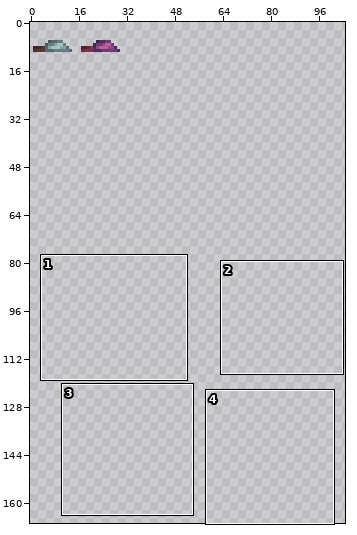
Pixel-art file: src/- Resource Dump/Aseprite/towers.ase. The picture above shows the old version from afar; the outline marks the close-up.
Close-up. As it was:
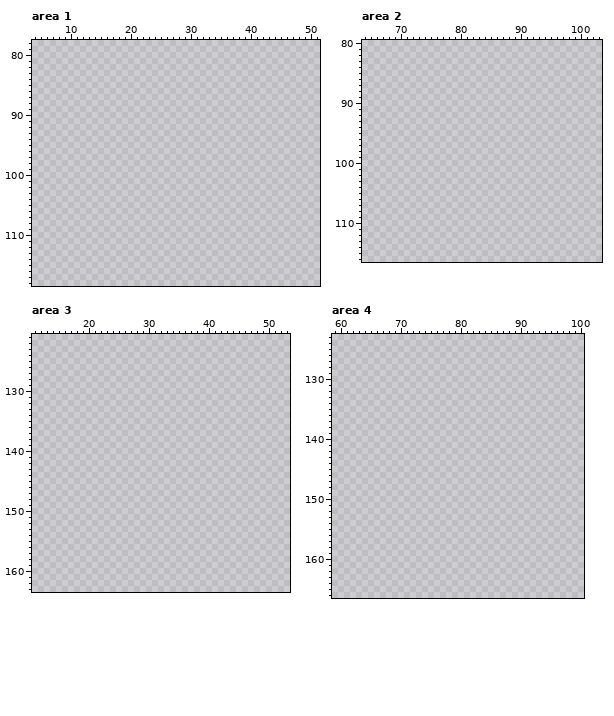
320x320 pixels, 1 frame. Shown: area 1: x 4..51, y 78..118; area 2: x 64..103, y 80..116; area 3: x 11..53, y 121..163; area 4: x 59..100, y 123..166. The wide view leaves out empty margins. The commit also changed other parts of the picture, which this record leaves out.
Palette (. is transparent): 
And afterwards:
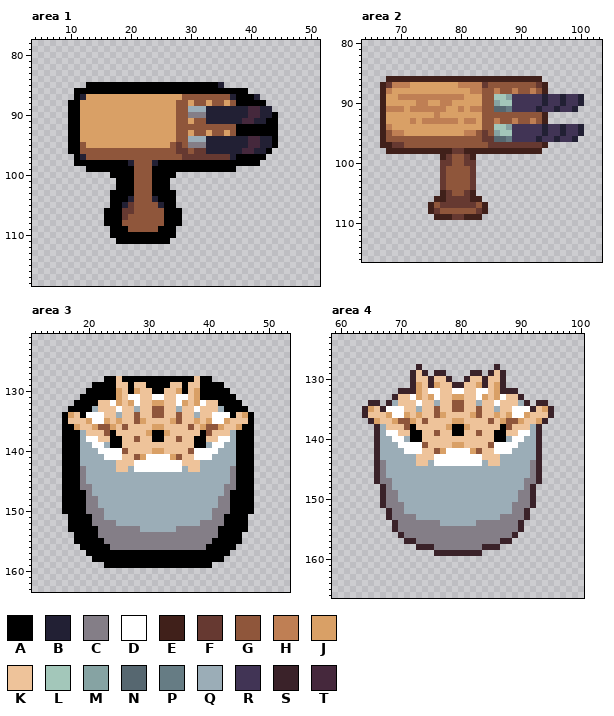
Colours new in this view: A #000000  B #222034  C #847e87  D #ffffff  E #40201a  F #663931  G #8f563b  H #bf7f54  J #d9a066  K #eec39a  L #a3c7ba  M #86a3a3  N #566770  P #667c84  Q #9badb7  R #413455  S #3a2229  T #45283c
Difference:
Area 1:
y 85: x 13..35 ....................... -> AAAAAAAAAAAAAAAAAAAAAAB
y 86: x 11..39 ............................. -> AAAAAAAAAAAAAAAAAAAAAAAAAAAAA
y 87: x 11..41 ............................... -> ABJJJJJJJJJJJJJJJJGGGGGGGGBAAAB
y 88: x 10..42 ................................. -> AAJJJJJJJJJJJJJJJJGGJGGJGGJGAAAAA
y 89: x 10..43 .................................. -> AAJJJJJJJJJJJJJJJJGGQQQBBBBBBBTTBB
y 90: x 10..44 ................................... -> AAJJJJJJJJJJJJJJJJGGCCCBBBBBBBTTBBA
y 91: x 10..44 ................................... -> AAJJJJJJJJJJJJJJJJGGJGGBBBBBBTTBBAA
y 92: x 10..44 ................................... -> AAJJJJJJJJJJJJJJJJGGGGGGGGGGAAAAAAA
y 93: x 10..44 ................................... -> AAJJJJJJJJJJJJJJJJGGJGGJGGJGAAAAAAA
y 94: x 10..44 ................................... -> AAJJJJJJJJJJJJJJJJGGQQQBBBBBBBTTBBA
y 95: x 10..44 ................................... -> AAGJJJJJJJJJJJJJJGFGCCCBBBBBBBTTBBA
y 96: x 10..43 .................................. -> AAGGGGGGGGGGGGGGGGFFGFFBBBBBBTTBBA
y 97: x 11..42 ................................ -> ABGGGGGGGGGGGGGGGGFFFFFFFFBAAAAA
y 98: x 11..41 ............................... -> AAAAAAAAABGGGBAAAAAAAAAAAAAAAAA
y 99: x 13..37 ......................... -> AAAAAAAAGGGAAAAAAAAAAAAAA
y 100: x 17..27 ........... -> AAAAGGGAAAA
y 101..102: x 18..26 ......... -> AAAGGGAAA
y 103: x 17..27 ........... -> AAAAGGGAAAA
y 104: x 17..27 ........... -> AAABGGGBAAA
y 105: x 17..27 ........... -> AABFGGGGBAA
y 106: x 16..28 ............. -> AAAFFGGGGGAAA
y 107: x 16..28 ............. -> AAAFGGGGGGAAA
y 108: x 16..28 ............. -> AAAGGGGGGGAAA
y 109: x 17..27 ........... -> AAAGGGGGAAA
y 110: x 17..27 ........... -> AAAAAAAAAAA
y 111: x 18..26 ......... -> AAAAAAAAA
Area 2:
y 86: x 68..93 .......................... -> EEEEEEEEEEEEEEEEEEEEEEEEEE
y 87: x 67..94 ............................ -> EFHHHJJJJJJJJHHHHFGGGGGGGGFE
y 88: x 67..94 ............................ -> EHJJJJJJJJJJJJJHHGGHGGHGGHGE
y 89: x 67..100 .................................. -> EJJHHHHHHHHHHHJJJGGLLMRRRRRBRRBRRB
y 90: x 67..100 .................................. -> EJJJJJHHJJHHJJJJJGGMLLRRRRRBRRBRRB
y 91: x 67..99 ................................. -> EHHHJHHHHHHJJHJHHGGNNPRRRRBRRBRRB
y 92: x 67..94 ............................ -> EJJJJJJJJHJJJJJJJGGGGGGGGGGE
y 93: x 67..94 ............................ -> EJJJJHJHHHHHHJHHJGGHGGHGGHGE
y 94: x 67..100 .................................. -> EHJJJJJJJJJJJJJJJGGLLMRRRRRBRRBRRB
y 95: x 67..100 .................................. -> EGHHJJJJJJJJJJHHGFGMLLRRRRRBRRBRRB
y 96: x 67..99 ................................. -> EGGGGGGGGGGGGGGGGFFNNPRRRRBRRBRRB
y 97: x 67..94 ............................ -> EEFFGGGGGGGGGGGGGGFFFFFFFFFE
y 98: x 68..93 .......................... -> EEEEEEEEEEEFFEEEEEEEEEEEEE
y 99: x 77..82 ...... -> EFGGFE
y 100: x 77..82 ...... -> FFGGFF
y 101..104: x 77..82 ...... -> FGGGGF
y 105: x 77..82 ...... -> EFGGFE
y 106: x 76..83 ........ -> EEFFFFEE
y 107: x 75..84 .......... -> EGFFFFFFGE
y 108: x 75..84 .......... -> EFGGGGGGFE
y 109: x 76..83 ........ -> EEEFFEEE
Area 3:
y 128: x 23..40 .................. -> AAKAAAAAAAAAAAAKAA
y 129: x 21..42 ...................... -> AAAAKKAKKAAAAKKAKKAAAA
y 130: x 20..43 ........................ -> AAAAAJKAJKKAAKKJAKJAAAAA
y 131: x 19..44 .......................... -> AAAAAAJKDDKKDDKKDDKJAAAAAA
y 132: x 18..45 ............................ -> AAAAKKDJKJDKKJJKKDJKJDKKAAAA
y 133: x 17..46 .............................. -> AAAAQKKKDKKQKKGGKKQKKDKKKQAAAA
y 134: x 16..47 ................................ -> AJKADDDKKQKKGKKGGKKGKKQKKDDDAKJA
y 135: x 16..47 ................................ -> AKKKJDDJKJKKGJKKKKJGKKJKJDDJKKKA
y 136: x 16..47 ................................ -> AAJKKJGGJKGKKKKJJKKKKGKJGGJKKJAA
y 137: x 16..47 ................................ -> AAAQKKKGAKKKKKJAAJKKKKKAGKKKQAAA
y 138: x 16..47 ................................ -> AAAQDDKKAAKKGKKAAKKGKKAAKKDDQAAA
y 139: x 16..47 ................................ -> AAAQQDDQAAKKKKKKKKKKKKAAQDDQQAAA
y 140: x 16..47 ................................ -> AAAQQQDDDDGKKKKJJKKKKGDDDDQQQAAA
y 141: x 16..47 ................................ -> AAAQQQQDDDKKGJDDDDJGKKDDDQQQQAAA
y 142: x 16..47 ................................ -> AAAQQQQQQKKKDDDDDDDDKKKQQQQQQAAA
y 143: x 16..47 ................................ -> AAACQQQQQKKQDDDDDDDDQKKQQQQQCAAA
y 144..145: x 16..47 ................................ -> AAACQQQQQQQQQQQQQQQQQQQQQQQQCAAA
y 146: x 16..47 ................................ -> AAACCQQQQQQQQQQQQQQQQQQQQQQCCAAA
y 147: x 16..47 ................................ -> AAAACQQQQQQQQQQQQQQQQQQQQQQCAAAA
y 148..149: x 16..47 ................................ -> AAAACCQQQQQQQQQQQQQQQQQQQQCCAAAA
y 150: x 16..47 ................................ -> AAAACCCQQQQQQQQQQQQQQQQQQCCCAAAA
y 151: x 17..46 .............................. -> AAAACCQQQQQQQQQQQQQQQQQQCCAAAA
y 152: x 17..46 .............................. -> AAAACCCCQQQQQQQQQQQQQQCCCCAAAA
y 153: x 17..46 .............................. -> AAAAACCCCCCCQQQQQQCCCCCCCAAAAA
y 154: x 18..45 ............................ -> AAAACCCCCCCCCCCCCCCCCCCCAAAA
y 155: x 18..45 ............................ -> AAAAACCCCCCCCCCCCCCCCCCAAAAA
y 156: x 19..44 .......................... -> AAAAACCCCCCCCCCCCCCCCAAAAA
y 157: x 20..43 ........................ -> AAAAAAAAAAAAAAAAAAAAAAAA
y 158: x 21..42 ...................... -> AAAAAAAAAAAAAAAAAAAAAA
y 159: x 23..40 .................. -> AAAAAAAAAAAAAAAAAA
Area 4:
y 128: x 73 . -> S; x 86 . -> S
y 129: x 72..74 ... -> SKS; x 76..77 .. -> SS; x 82..83 .. -> SS; x 85..87 ... -> SKS
y 130: x 72..78 ....... -> SKKSKKS; x 81..87 ....... -> SKKSKKS
y 131: x 72..87 ................ -> SJKSJKKSSKKJSKJS
y 132: x 70..89 .................... -> SSSJKDDKKDDKKDDKJSSS
y 133: x 69..90 ...................... -> SKKDJKJDKKJJKKDJKJDKKS
y 134: x 65..66 .. -> SS; x 68..91 ........................ -> SQKKKDKKQKKGGKKQKKDKKKQS; x 93..94 .. -> SS
y 135: x 64..95 ................................ -> SJKSDDDKKQKKGKKGGKKGKKQKKDDDSKJS
y 136: x 64..95 ................................ -> SKKKJDDJKJKKGJKKKKJGKKJKJDDJKKKS
y 137: x 65..94 .............................. -> SJKKJGGJKGKKKKJJKKKKGKJGGJKKJS
y 138: x 66..93 ............................ -> SQKKKGAKKKKKJAAJKKKKKAGKKKQS
y 139: x 66..93 ............................ -> SQDDKKAAKKGKKAAKKGKKAAKKDDQS
y 140: x 66..93 ............................ -> SQQDDQAAKKKKKKKKKKKKAAQDDQQS
y 141: x 66..93 ............................ -> SQQQDDDDGKKKKJJKKKKGDDDDQQQS
y 142: x 66..93 ............................ -> SQQQQDDDKKGJDDDDJGKKDDDQQQQS
y 143: x 66..93 ............................ -> SQQQQQQKKKDDDDDDDDKKKQQQQQQS
y 144: x 66..93 ............................ -> SCQQQQQKKQDDDDDDDDQKKQQQQQCS
y 145..146: x 66..93 ............................ -> SCQQQQQQQQQQQQQQQQQQQQQQQQCS
y 147: x 66..93 ............................ -> SCCQQQQQQQQQQQQQQQQQQQQQQCCS
y 148: x 67..92 .......................... -> SCQQQQQQQQQQQQQQQQQQQQQQCS
y 149..150: x 67..92 .......................... -> SCCQQQQQQQQQQQQQQQQQQQQCCS
y 151: x 67..92 .......................... -> SCCCQQQQQQQQQQQQQQQQQQCCCS
y 152: x 68..91 ........................ -> SCCQQQQQQQQQQQQQQQQQQCCS
y 153: x 68..91 ........................ -> SCCCCQQQQQQQQQQQQQQCCCCS
y 154: x 69..90 ...................... -> SCCCCCCCQQQQQQCCCCCCCS
y 155: x 69..90 ...................... -> SCCCCCCCCCCCCCCCCCCCCS
y 156: x 70..89 .................... -> SCCCCCCCCCCCCCCCCCCS
y 157: x 71..88 .................. -> SSCCCCCCCCCCCCCCSS
y 158: x 73..86 .............. -> SSSCCCCCCCCSSS
y 159: x 76..83 ........ -> SSSSSSSS
Boxes around the changes in both close-ups, in picture pixels (x1, y1, x2, y2):
added: (68, 82, 278, 244)
added: (380, 76, 584, 220)
added: (62, 376, 254, 568)
added: (362, 364, 554, 556)
